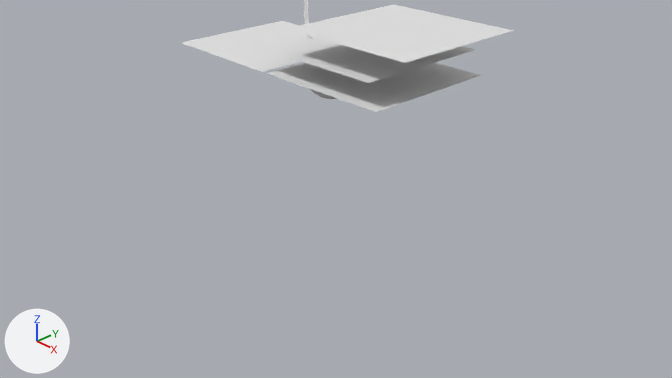
What one commit did to the Blender file blender_practice.blend.
The view is the same before and after, from the file's camera 'Camera'. The lights are fixed; the arrows at lower left show +X, +Y and +Z.

The older version as bpy lines, for what is in view:
```python
me_plane = bpy.data.meshes.new('Plane')
me_plane.from_pydata([(-1.0, -1.0, 0.0), (1.0, -1.0, 0.0), (-1.0, 1.0, 0.0), (1.0, 1.0, 0.0)], [], [(0, 1, 3, 2)])
me_plane_001 = bpy.data.meshes.new('Plane.001')
me_plane_001.from_pydata([(-1.0, -1.0, 0.0), (1.0, -1.0, 0.0), (-1.0, 1.0, 0.0), (1.0, 1.0, 0.0)], [], [(0, 1, 3, 2)])
me_平面 = bpy.data.meshes.new('平面')
me_平面.from_pydata(...)  # 331 vertices, 242 faces, 1 loose edge; spans x 0.0..2.04, y -0.76..1.28, z 1.78..3.27
ob_plane = bpy.data.objects.new('Plane', me_plane)
ob_plane.location = (0.92, 0.24, 2.71)
ob_plane_001 = bpy.data.objects.new('Plane.001', me_plane_001)
ob_plane_001.location = (1.45, 0.24, 3.06)
ob_平面 = bpy.data.objects.new('平面', me_平面)
ob_平面.location = (0.0, 0.0, 0.0)
_m = ob_平面.modifiers.new('ミラー', 'MIRROR')
```
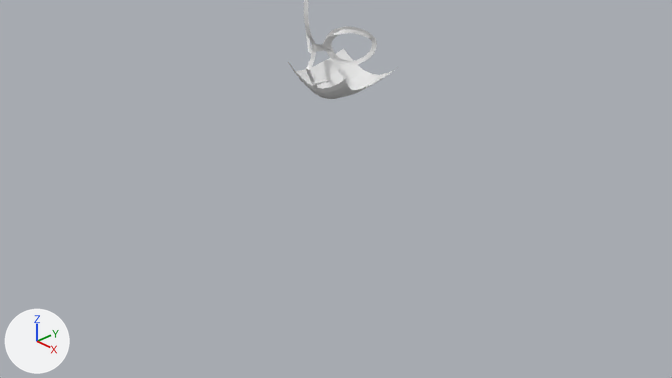
What the commit changed:
me_平面 has 331 vertices, 242 faces, 1 loose edge and spans x 0.0..2.04, y -0.76..1.28, z 1.78..3.27.
me_平面 is used by ob_平面; location (0.0, 0.0, 0.0).
me_平面 part 1: the loose piece of 4 vertices spanning x 0.04..2.04, y -0.76..1.24, z 2.39 is deleted.
Object 'Plane.001' (ob_plane_001) is deleted.
Object 'Plane' (ob_plane) is deleted.

Changed parts and their boxes (x1, y1, x2, y2) in the pictures (672 x 378 px):
'平面', reshaped
    before: (181, 0, 481, 112)
    after: (288, 0, 394, 99)
'Plane.001', deleted
    before: (286, 5, 514, 63)
'Plane', deleted
    before: (261, 36, 475, 83)
part 1 of me_平面, deleted
    before: (181, 21, 481, 112)
